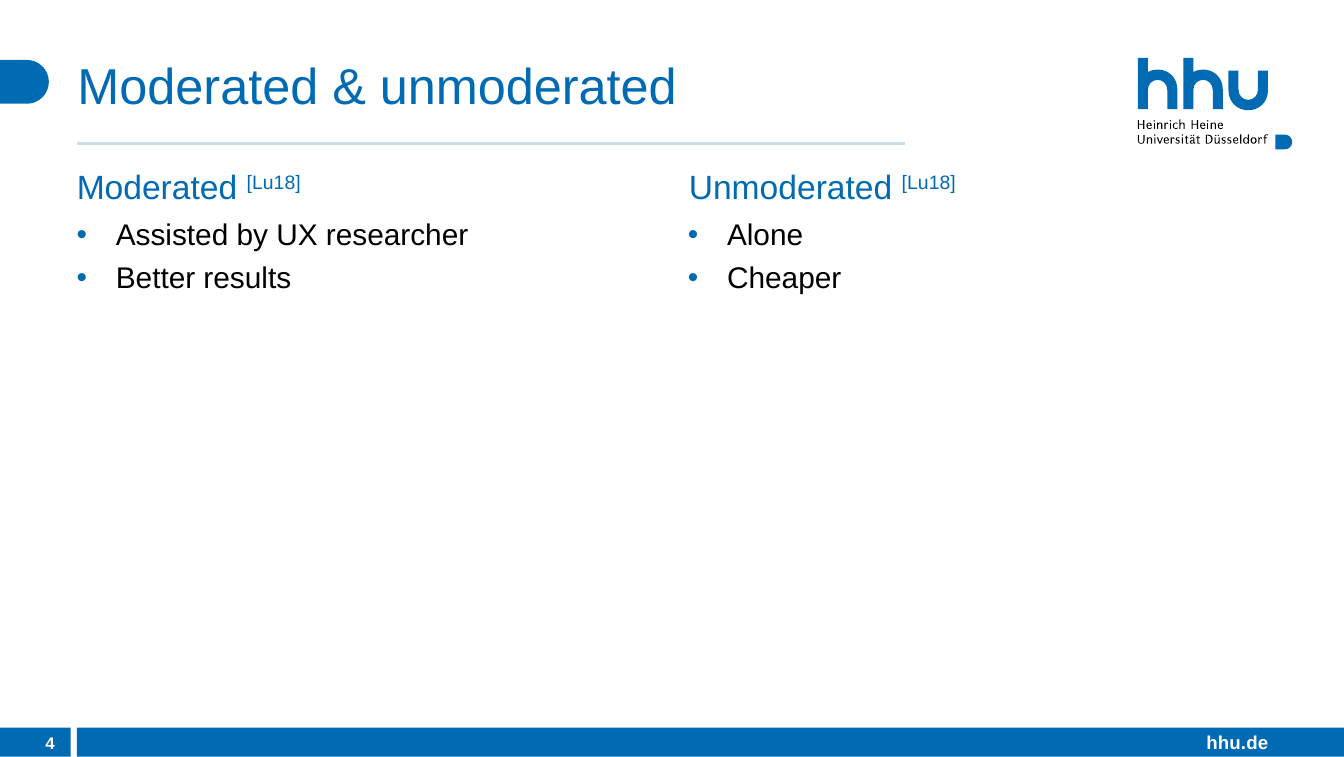
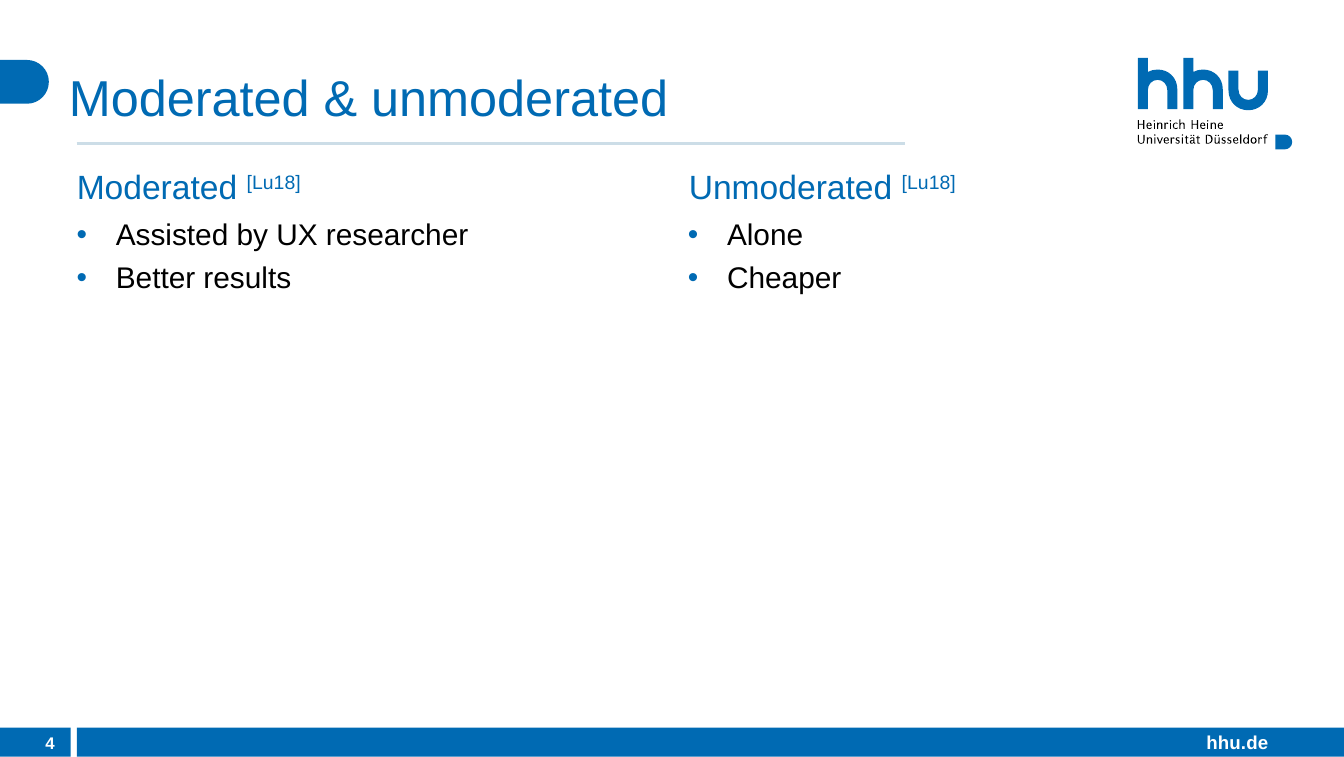
Before and after one commit to DerHyper/User-Experience-UX-Design-and-Management, a slide deck: slide 4 of Praesentation.pptx. Drawn at 1344x757 pixels with LibreOffice and Linux fonts; fonts in the diff are those of the drawing. Boxes give left, top, right and bottom in pixels: in the first picture for what was removed or moved away, otherwise in the second. Text is boxed around its words. In the diff, an @@ line names an element or a change of style, - is before the commit and + after.

```diff
--- a/Praesentation.pptx
+++ b/Praesentation.pptx
@@ title "Moderated & unmoderated": place and size @@
-title "Moderated & unmoderated" at bbox=[77, 67, 677, 105]
+title "Moderated & unmoderated" at bbox=[69, 79, 668, 117]
```
Also in this commit, not shown: 1 other slide changed, 3 slides added, 25 slides removed.
